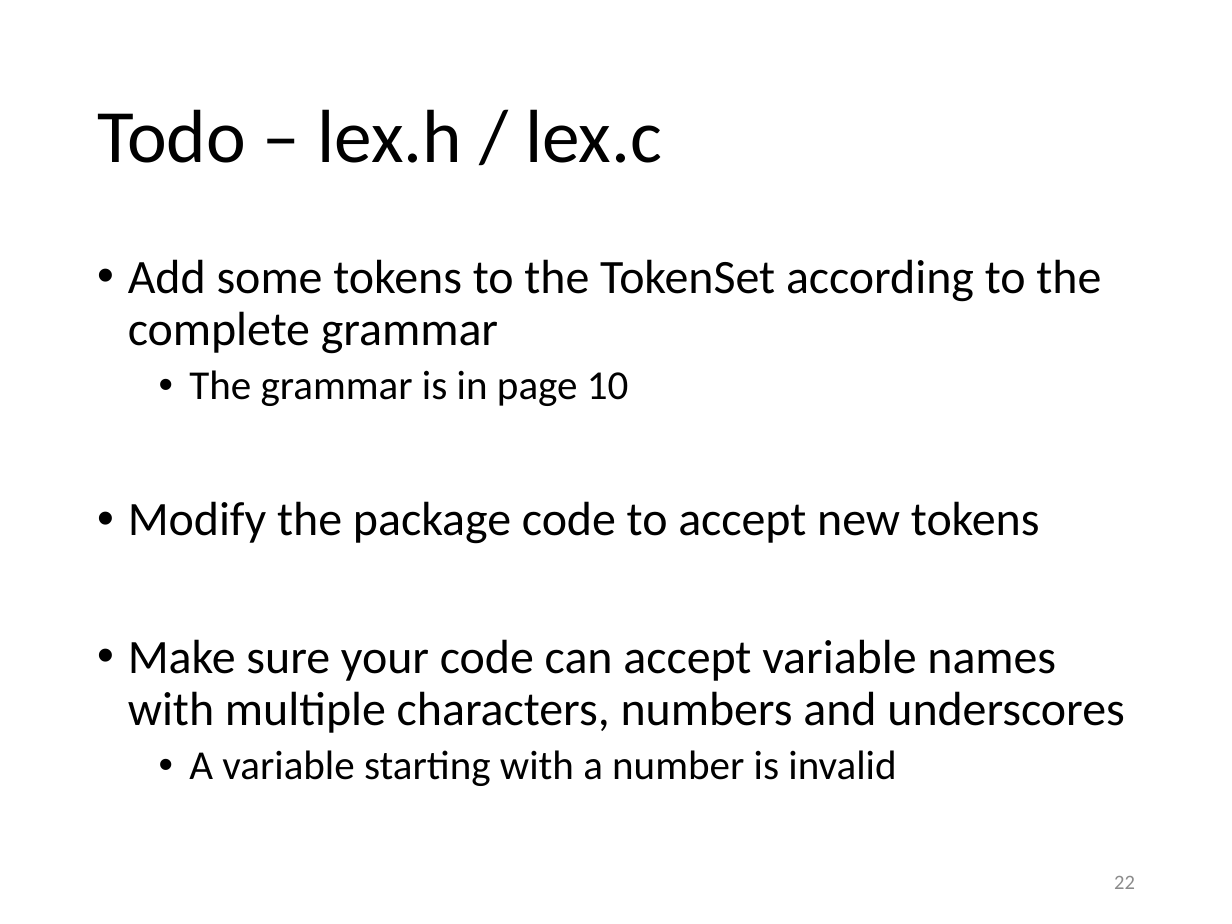
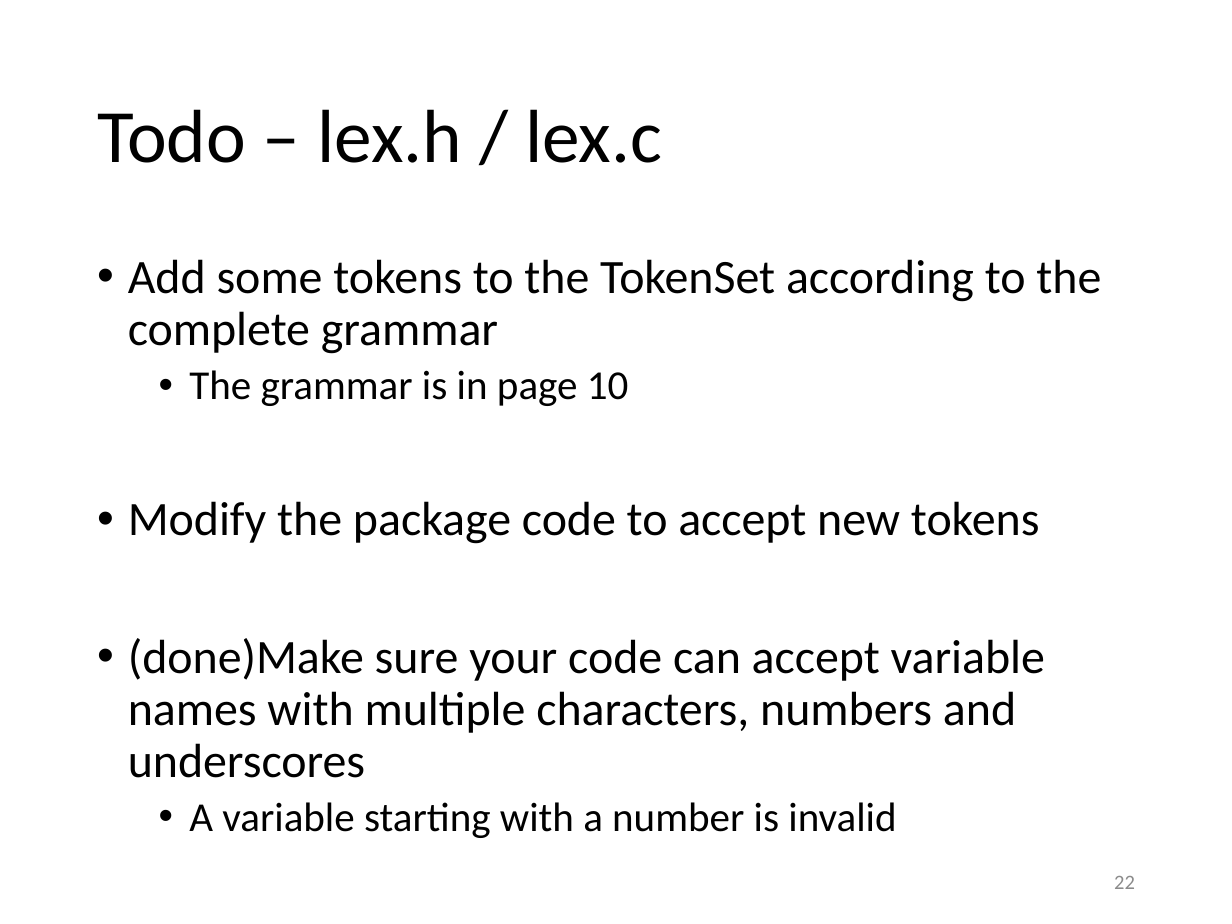
Before and after one commit to dasbd72/Miniproject_1, a slide deck: slide 22 of Mini_Project_1_Spec.pptx. Drawn at 1232x924 pixels with LibreOffice and Linux fonts; fonts in the diff are those of the drawing. Boxes give left, top, right and bottom in pixels: in the first picture for what was removed or moved away, otherwise in the second. Text is boxed around its words. In the diff, an @@ line names an element or a change of style, - is before the commit and + after.

```diff
--- a/Mini_Project_1_Spec.pptx
+++ b/Mini_Project_1_Spec.pptx
@@ text at bbox=[128, 638, 1045, 778]: text changed @@
-• Make sure your code can accept variable names with multiple characters, numbers and underscores
+• (done)Make sure your code can accept variable names with multiple characters, numbers and underscores
```
Also in this commit, not shown: 7 other files.
